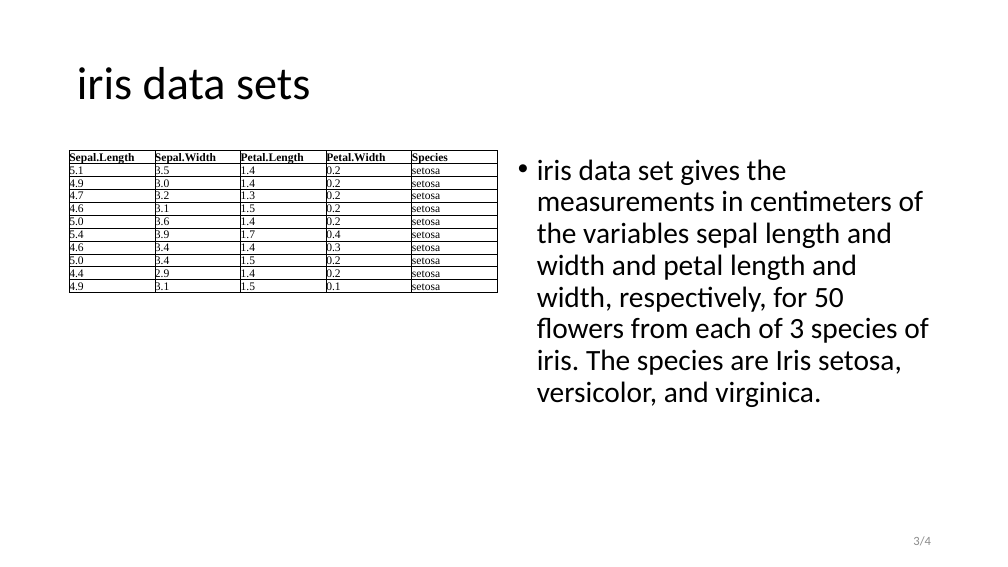
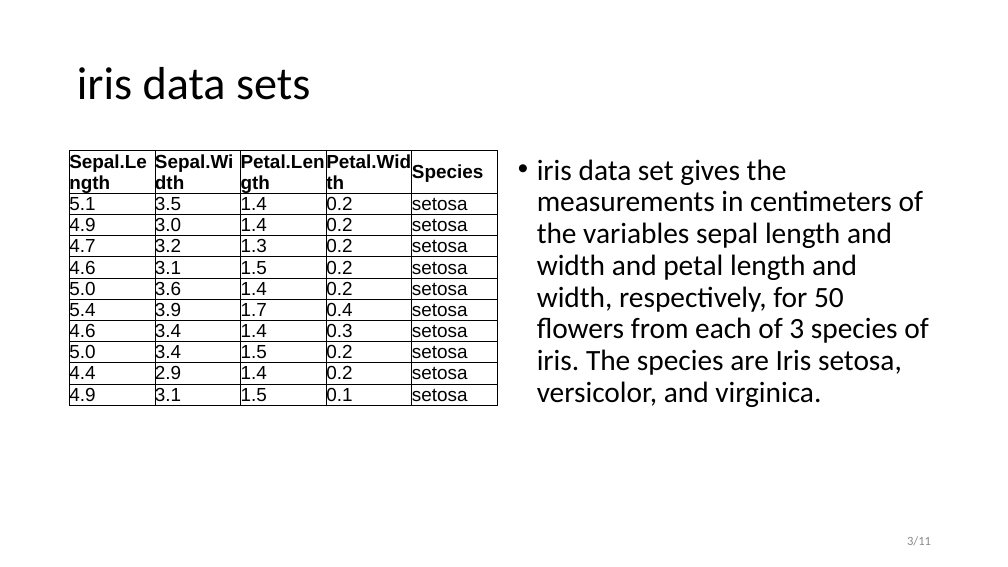
Before and after one commit to tiborh/r, a slide deck: slide 3 of data/r-reporters-powerpoint.pptx. Drawn at 1008x567 pixels with LibreOffice and Linux fonts; fonts in the diff are those of the drawing. Boxes give left, top, right and bottom in pixels: in the first picture for what was removed or moved away, otherwise in the second. Text is boxed around its words. In the diff, an @@ line names an element or a change of style, - is before the commit and + after.

```diff
--- a/data/r-reporters-powerpoint.pptx
+++ b/data/r-reporters-powerpoint.pptx
@@ table at bbox=[70, 151, 497, 511] @@
@@ size 11 to 18 pt, font Times New Roman to Arial @@
@@ text at bbox=[907, 536, 931, 546]: text changed @@
-3/4
+3/11
```
Also in this commit, not shown: 4 other slides changed, 6 slides added, 9 other files.
